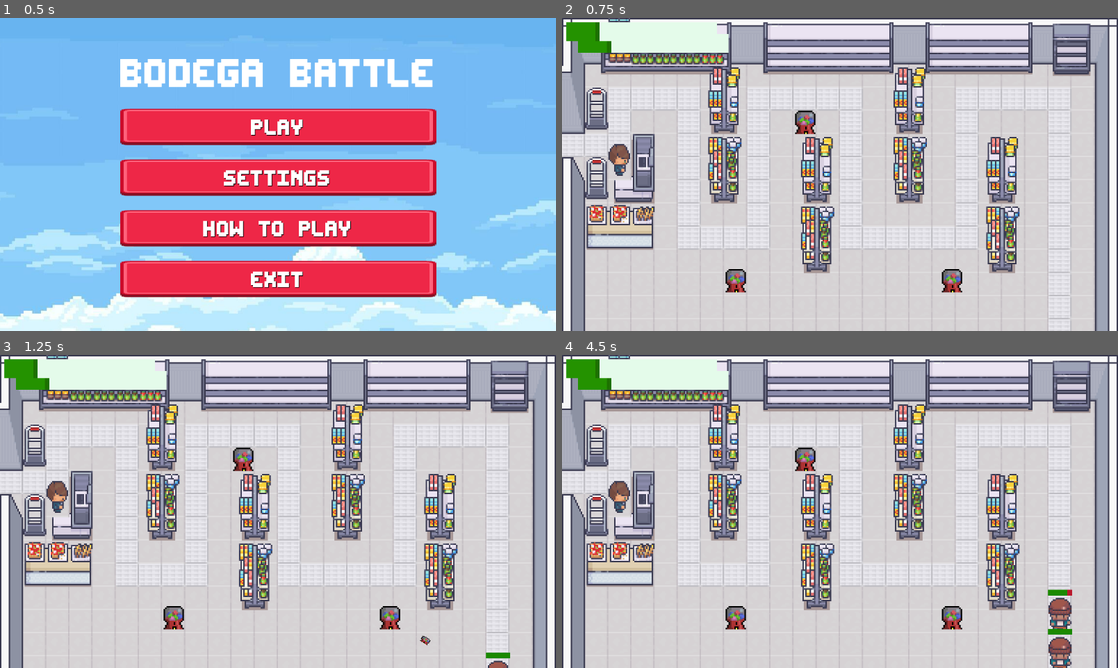
Above: before the commit, frames 1-4 (two rows, left to right).
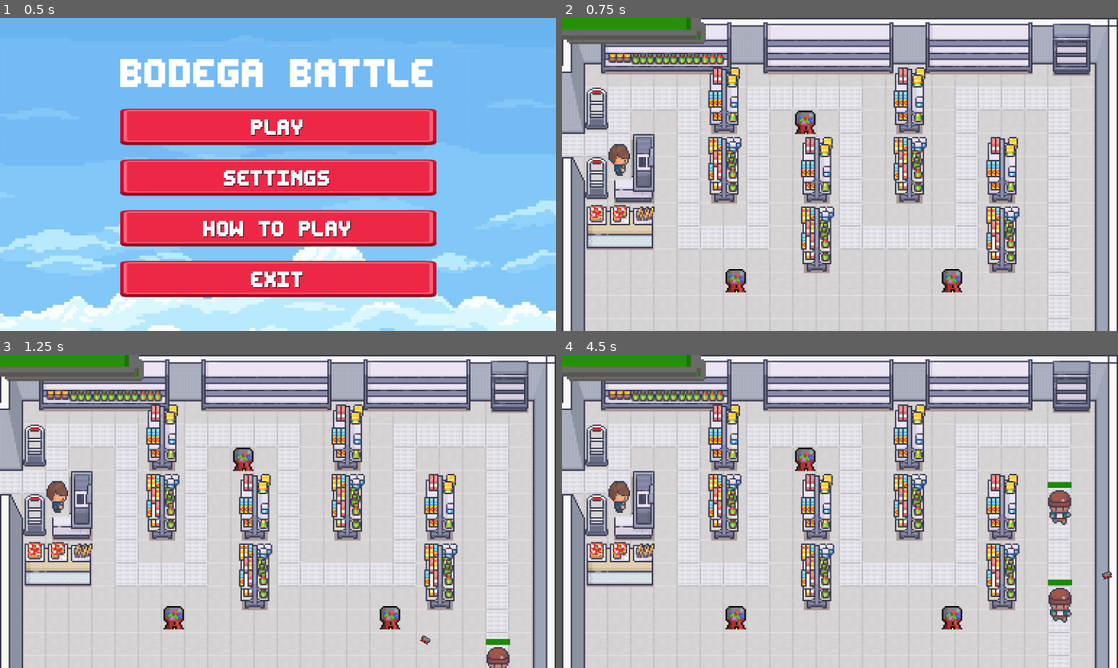
Above: after the commit, the same moments.

Repository: s27459-pj/bodega-battle
Game: Godot game, scene res://scene/scene_handler/scene_handler.tscn
Same seed, same stepped clock (60 frames per second), same inputs: the game is played once before the commit and once after it.
Inputs:
- Up to frame 1 (0.5 s): no input
- Up to frame 2 (0.75 s): click "PLAY" at 0.5 s
- Up to frame 3 (1.25 s): no input
- Up to frame 4 (4.5 s): no input

Frame 1 is identical in both runs. In frame 2, 2.6% of the frame differs, in the area x 0-30%, y 0-12%; in frame 3, 2.9%; in frame 4, 4.1%, in the area x 0-99%, y 0-100%.

Commit message:
added hp

Diff:
--- a/objects/Enemies/basic-enemy.tscn
+++ b/objects/Enemies/basic-enemy.tscn
@@ -75,7 +75,7 @@
 [node name="Basic-enemie" type="PathFollow2D"]
 rotates = false
 script = ExtResource("1_6yjls")
-speed = 40
+speed = 100
 
 [node name="CharacterBody2D" type="CharacterBody2D" parent="."]
 script = ExtResource("2_27nva")
--- a/objects/Enemies/basic_enemie_move.gd
+++ b/objects/Enemies/basic_enemie_move.gd
@@ -1,9 +1,17 @@
 extends PathFollow2D
 
 @export var speed = 200
+var player_hp_reference :Node2D
 
 func _physics_process(delta: float) -> void:
 	move(delta)
 
 func move(delta: float) -> void:
 	progress += speed* delta
+
+func add_player_health_ref(hp : Node2D):
+	player_hp_reference = hp
+
+func damage_player():
+	player_hp_reference.has_method("damage_player")
+	player_hp_reference.damage_player(10)
--- a/objects/Enemies/enemy_logic.gd
+++ b/objects/Enemies/enemy_logic.gd
@@ -4,6 +4,7 @@
 
 @onready var health_bar = $HealthBar
 @onready var fill_bar = $HealthBar/FillBar
+@onready var basic_enemie: PathFollow2D = $".."
 
 var current_health := max_health
 
@@ -21,12 +22,11 @@
 	var ratio = float(current_health) / float(max_health)
 	fill_bar.size.x = ratio * health_bar.size.x
 
-
 func set_health(value):
 	current_health = clamp(value, 0, max_health)
 	update_health_bar()
 
-func _on_body_entered(body):
+func _on_body_entered(body): # to chyba nie działa dla tej encji w sensie nie ma takiej metody
 	if body.is_in_group("turret_bullets"):
 		take_damage(body.damage)
 		body.queue_free()
--- /dev/null
+++ b/objects/triggers/PlayerDamageTrigger/PlayerHitTrigger.tscn
@@ -0,0 +1,14 @@
+[gd_scene load_steps=3 format=3 uid="uid://br1yi20n68g3p"]
+
+[ext_resource type="Script" uid="uid://l5dekn13qgw7" path="res://objects/triggers/PlayerDamageTrigger/player_hit_trigger.gd" id="1_ylhs5"]
+
+[sub_resource type="RectangleShape2D" id="RectangleShape2D_5jt3a"]
+size = Vector2(107, 86)
+
+[node name="PlayerHitTrigger" type="Area2D"]
+script = ExtResource("1_ylhs5")
+
+[node name="CollisionShape2D" type="CollisionShape2D" parent="."]
+shape = SubResource("RectangleShape2D_5jt3a")
+
+[connection signal="body_entered" from="." to="." method="_on_body_entered"]
--- /dev/null
+++ b/objects/triggers/PlayerDamageTrigger/player_hit_trigger.gd
@@ -0,0 +1,15 @@
+extends Area2D
+
+@export var healthBar : Node2D
+
+func set_HP_ref(hp:Node2D):
+	healthBar = hp
+
+func _ready() -> void:
+	add_to_group("Enemy_Won_Space")
+
+func _on_body_entered(body: Node2D) -> void:
+	if body.is_in_group("enemies"):
+		body.queue_free()
+		if healthBar.has_method("damage_player"):
+			healthBar.damage_player(10)
--- /dev/null
+++ b/objects/ui/health/ui_health.gd
@@ -0,0 +1,11 @@
+extends Node2D
+@export var maxHealth := 100
+
+@onready var progress_bar: ProgressBar = $ProgressBar
+
+func _ready() -> void:
+	progress_bar.max_value = maxHealth
+	progress_bar.value = maxHealth
+
+func damage_player(dmg : int)-> void:
+	progress_bar.value -= dmg
--- a/scene/ui/ui_health.tscn
+++ b/objects/ui/health/ui_health.tscn
@@ -1,4 +1,7 @@
-[gd_scene load_steps=3 format=3 uid="uid://b00yqug64m8w7"]
+[gd_scene load_steps=5 format=3 uid="uid://b00yqug64m8w7"]
+
+[ext_resource type="Script" uid="uid://cyntuiqornbwt" path="res://objects/ui/health/ui_health.gd" id="1_ij46x"]
+[ext_resource type="Texture2D" uid="uid://7a3gs36mmjyt" path="res://assets/UI/gameOverlay/hp_bar.png" id="1_k8afp"]
 
 [sub_resource type="StyleBoxFlat" id="StyleBoxFlat_0td4j"]
 bg_color = Color(0.892778, 0.984589, 0.916133, 1)
@@ -11,16 +14,17 @@
 
 [node name="UI-Health" type="Node2D"]
 scale = Vector2(3, 3)
+script = ExtResource("1_ij46x")
 
-[node name="TextureRect" type="TextureRect" parent="."]
-offset_right = 109.0
-offset_bottom = 19.0
+[node name="HpBar" type="Sprite2D" parent="."]
+scale = Vector2(3, 3)
+texture = ExtResource("1_k8afp")
 
 [node name="ProgressBar" type="ProgressBar" parent="."]
-offset_left = 2.66667
-offset_top = 2.66667
-offset_right = 106.667
-offset_bottom = 15.6667
+offset_left = -61.0
+offset_top = -10.0
+offset_right = 89.0
+offset_bottom = 8.0
 theme_override_styles/background = SubResource("StyleBoxFlat_0td4j")
 theme_override_styles/fill = SubResource("StyleBoxFlat_k8afp")
 value = 20.0
--- a/scene/level_main/GameScene.tscn
+++ b/scene/level_main/GameScene.tscn
@@ -3,12 +3,13 @@
 [ext_resource type="PackedScene" uid="uid://q2m5vf81jwqn" path="res://scene/level_main/level_main.tscn" id="1_cieuw"]
 [ext_resource type="Script" uid="uid://c4inmk81y15o" path="res://scene/level_main/gameScene.gd" id="1_g0iv5"]
 [ext_resource type="PackedScene" uid="uid://r3lmq4yt0woa" path="res://scene/menu/pause_menu.tscn" id="3_eow4k"]
-[ext_resource type="PackedScene" uid="uid://b00yqug64m8w7" path="res://scene/ui/ui_health.tscn" id="3_eow4k"]
+[ext_resource type="PackedScene" uid="uid://b00yqug64m8w7" path="res://objects/ui/health/ui_health.tscn" id="3_eow4k"]
 
 [node name="GameScene" type="Node2D"]
 script = ExtResource("1_g0iv5")
 
-[node name="LevelMain" parent="." instance=ExtResource("1_cieuw")]
+[node name="LevelMain" parent="." node_paths=PackedStringArray("UI_health") instance=ExtResource("1_cieuw")]
+UI_health = NodePath("../UI-Health")
 
 [node name="CanvasLayer" type="CanvasLayer" parent="."]
 
@@ -26,4 +27,5 @@
 size_flags_vertical = 6
 
 [node name="UI-Health" parent="." instance=ExtResource("3_eow4k")]
-position = Vector2(24, 24)
+position = Vector2(154, 32)
+scale = Vector2(1.5, 1.5)
--- a/scene/level_main/gameScene.gd
+++ b/scene/level_main/gameScene.gd
@@ -1,4 +1,6 @@
 extends Node2D
+
+@onready var ui_health: Node2D = $"UI-Health"
 
 func _ready() -> void:
 	startNextWave()
@@ -17,6 +19,7 @@
 	for e in waveData:
 		# to jest raczej słabe rozwiązenie że on runtime coś loadujemy ale ¯\_(ツ)_/¯
 		var new_enemy = load("res://objects/Enemies/" + e[0] +".tscn").instantiate()
+		new_enemy.add_player_health_ref(ui_health)
 		#print(new_enemy)
 		$LevelMain.get_node("Enemy-path").add_child(new_enemy)
 		await get_tree().create_timer(e[1]).timeout
--- /dev/null
+++ b/scene/level_main/level_main.gd
@@ -0,0 +1,7 @@
+extends Node2D
+
+@export var UI_health: Node2D
+@onready var player_hit_trigger: Area2D = $PlayerHitTrigger
+
+func _ready() -> void:
+	player_hit_trigger.set_HP_ref(UI_health)
--- a/scene/level_main/level_main.tscn
+++ b/scene/level_main/level_main.tscn
@@ -1,10 +1,12 @@
-[gd_scene load_steps=30 format=4 uid="uid://q2m5vf81jwqn"]
+[gd_scene load_steps=32 format=4 uid="uid://q2m5vf81jwqn"]
 
 [ext_resource type="Texture2D" uid="uid://r7sd2r6nvv4m" path="res://assets/floor/Room_Builder_3d_walls_16x16.png" id="1_4yjey"]
 [ext_resource type="Texture2D" uid="uid://boakhlgnfgpot" path="res://assets/floor/Room_Builder_Floors_16x16.png" id="1_grj8k"]
+[ext_resource type="Script" uid="uid://bo6c2maq2a62w" path="res://scene/level_main/level_main.gd" id="1_tfbho"]
 [ext_resource type="TileSet" uid="uid://cy5mhdttx3dpf" path="res://assets/tileSets/decoration_tiles.tres" id="3_rjenp"]
 [ext_resource type="Texture2D" uid="uid://dwxh4rh2vure8" path="res://assets/sprites/characters/Premade_Character_17.png" id="3_xloln"]
 [ext_resource type="PackedScene" uid="uid://c4iiq85v5yxys" path="res://objects/defences/gum-turret.tscn" id="5_voubo"]
+[ext_resource type="PackedScene" uid="uid://br1yi20n68g3p" path="res://objects/triggers/PlayerDamageTrigger/PlayerHitTrigger.tscn" id="6_xrx0r"]
 
 [sub_resource type="TileSetAtlasSource" id="TileSetAtlasSource_4yjey"]
 texture = ExtResource("1_grj8k")
@@ -1618,6 +1620,7 @@
 point_count = 23
 
 [node name="LevelMain" type="Node2D"]
+script = ExtResource("1_tfbho")
 
 [node name="tilemap" type="Node2D" parent="."]
 
@@ -1664,3 +1667,6 @@
 
 [node name="Enemy-path" type="Path2D" parent="."]
 curve = SubResource("Curve2D_voubo")
+
+[node name="PlayerHitTrigger" parent="." instance=ExtResource("6_xrx0r")]
+position = Vector2(-69, 262)
Binary file added: assets/UI/gameOverlay/hp_bar.png
Not shown, added: assets/UI/gameOverlay/hp_bar.png.import
Not shown, added: objects/triggers/PlayerDamageTrigger/player_hit_trigger.gd.uid
Not shown, added: objects/ui/health/ui_health.gd.uid
Not shown, added: scene/level_main/level_main.gd.uid
